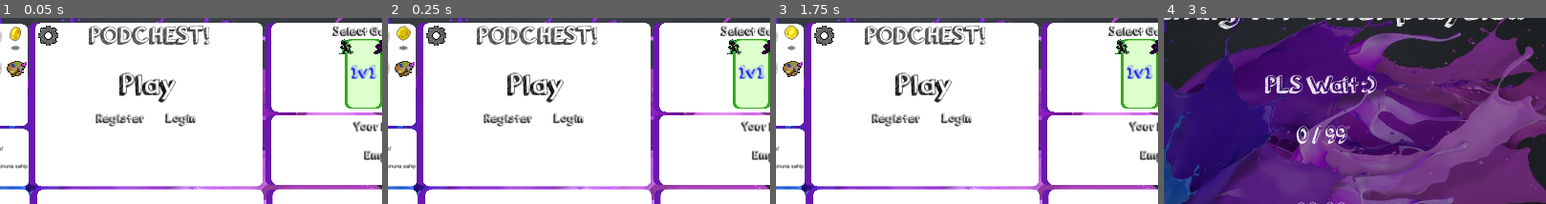
Above: before the commit, frames 1-4 (left to right).
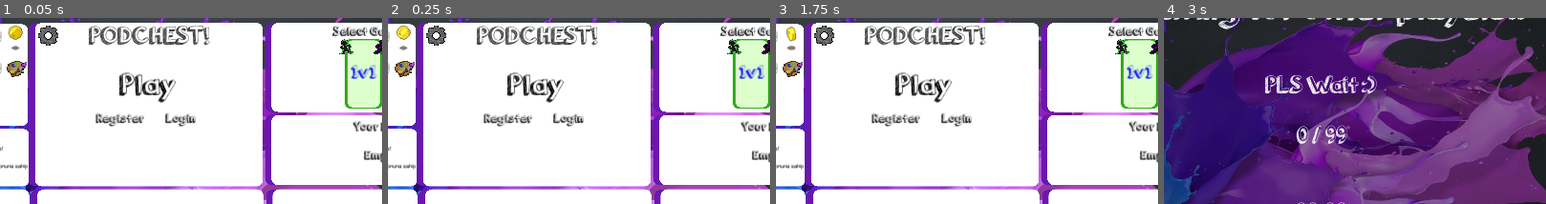
Above: after the commit, the same moments.

Repository: Ludermis/Podchest
Game: Godot game, scene res://Prefabs/Scenes/MainScene.tscn
Same seed, same stepped clock (60 frames per second), same inputs: the game is played once before the commit and once after it.
Inputs (mouse positions are % of the whole screen's width and height, from its top left):
- Up to frame 1 (0.05 s): no input
- Up to frame 2 (0.25 s): no input
- Up to frame 3 (1.75 s): click "Play" at 0.5 s; click "Main Menu" at 1.25 s
- Up to frame 4 (3 s): click "Play" at 2 s; tap Enter at 2.75 s; move the mouse to (72, 45) at 2.77 s; hold D (right) from 2.78 s (still down); click (72, 45) at 2.85 s
The pictures show only the part of the screen within x 30-80%, y 12-62%; the shares and areas given below are measured in that part.

The runs differ from the first frame. In frame 1, 0.2% of the frame differs, in the area x 2-6%, y 4-18%; in frame 2, 0.2%; in frame 3, 0.2%; in frame 4, nothing differs.

Commit message:
Lynext
Skin system for new sprites

Diff:
--- a/Prefabs/Scenes/MainScene.tscn
+++ b/Prefabs/Scenes/MainScene.tscn
@@ -446,7 +446,7 @@
 position = Vector2( 411.598, 34.8854 )
 scale = Vector2( 2, 2 )
 frames = SubResource( 12 )
-frame = 1
+frame = 3
 playing = true
 
 [node name="APSprite" type="AnimatedSprite" parent="AccountPanel"]
--- a/Scripts/Characters/Villager.gd
+++ b/Scripts/Characters/Villager.gd
@@ -42,6 +42,13 @@
 
 func setSkin (newSkin):
 	skin = newSkin
+	if skin != "":
+		$Body.texture.atlas = load("res://Sprites/Characters/" + skin.to_lower() + ".png")
+		$Head.texture.atlas = load("res://Sprites/Characters/" + skin.to_lower() + ".png")
+		$Leg1.texture.atlas = load("res://Sprites/Characters/" + skin.to_lower() + ".png")
+		$Leg2.texture.atlas = load("res://Sprites/Characters/" + skin.to_lower() + ".png")
+		$Hand1.texture.atlas = load("res://Sprites/Characters/" + skin.to_lower() + ".png")
+		$Hand2.texture.atlas = load("res://Sprites/Characters/" + skin.to_lower() + ".png")
 
 func setDesiredDirection (dir):
 	desiredDirection = dir
